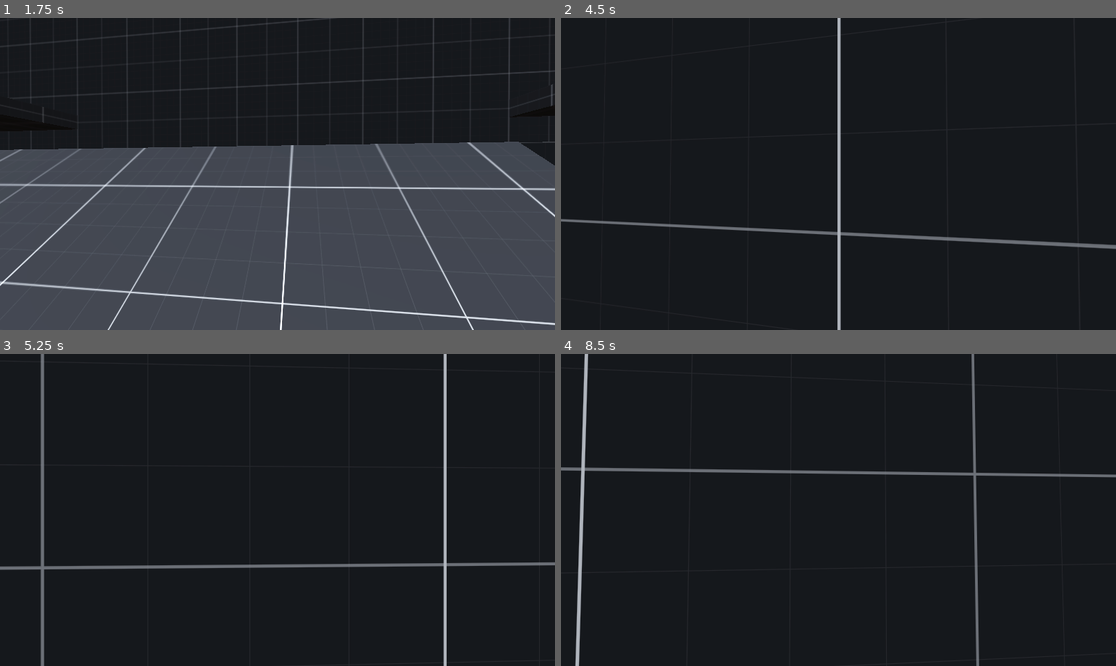
Above: before the commit, frames 1-4 (two rows, left to right).
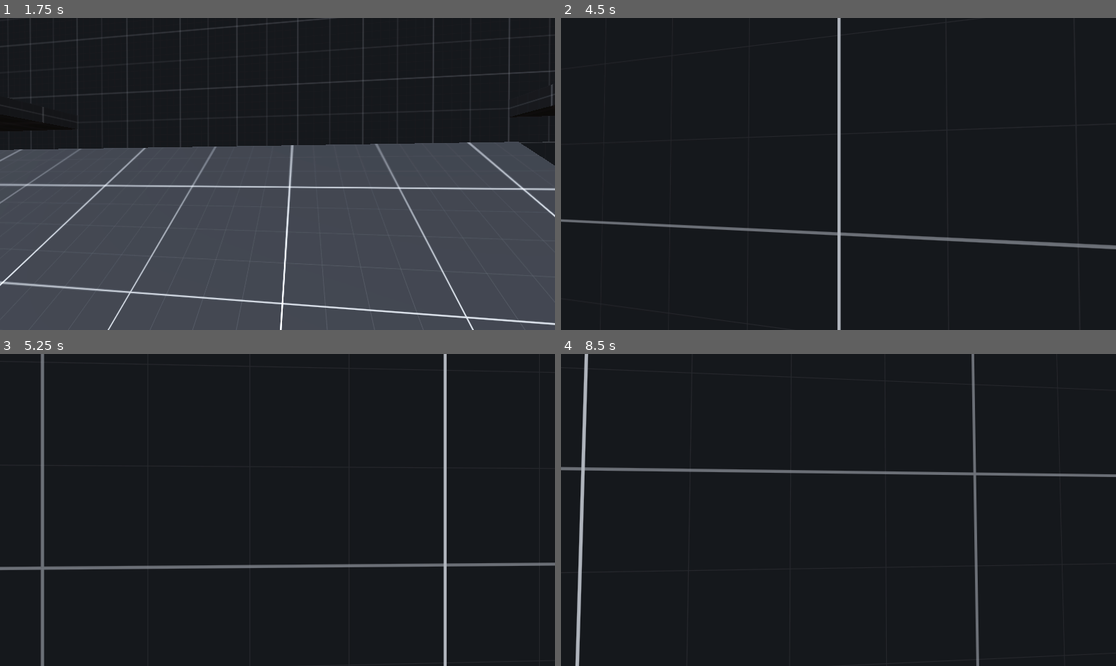
Above: after the commit, the same moments.

Repository: Whimfoome/godot-FirstPersonStarter
Game: Godot game, scene res://Levels/Main/L_Main.tscn
The game is run twice, just before and just after one commit, with the same random seed, the same clock (stepped at 60 frames per second) and the same inputs.
Inputs (mouse positions are in pixels of both pictures, inside the frame that each line leads up to):
- Up to frame 1 (1.75 s): tap Enter at 0.5 s; move the mouse to (305, 174) at 0.52 s; hold Shift (sprint) 0.53-1.28 s; hold W (move_forward) from 0.53 s (still down); click (305, 174) at 0.67 s; tap Space (jump) at 0.77, 1.52 s; move the mouse to (249, 174) at 1.27 s; tap Shift (sprint) at 1.35 s
- Up to frame 2 (4.5 s): keep holding W (move_forward); move the mouse to (849, 167) at 2.02 s; hold Shift (sprint) 2.03-2.78 s; move the mouse to (832, 180) at 2.77 s; tap Shift (sprint) at 2.85, 4.35 s; click (832, 180) at 2.92 s; tap Space (jump) at 3.02, 3.77 s; move the mouse to (877, 177) at 3.52 s; hold Shift (sprint) 3.53-4.28 s; move the mouse to (794, 170) at 4.27 s
- Up to frame 3 (5.25 s): keep holding W (move_forward); tap Space (jump) at 4.52 s; move the mouse to (283, 510) at 5.02 s; hold Shift (sprint) from 5.03 s (still down); click (283, 510) at 5.17 s
- Up to frame 4 (8.5 s): move the mouse to (816, 503) at 5.77 s; release W (move_forward) at 5.78 s; release Shift (sprint) at 5.78 s; hold D (move_right) 5.78-6.53 s; tap Shift (sprint) at 5.85, 7.35 s; tap Space (jump) at 6.02, 6.77, 7.52 s; move the mouse to (866, 510) at 6.52 s; hold Shift (sprint) 6.53-7.28 s; hold W (move_forward) from 6.53 s (still down); move the mouse to (810, 510) at 7.27 s; click (810, 510) at 7.42 s; move the mouse to (849, 503) at 8.02 s; hold Shift (sprint) from 8.03 s (still down)

Frame 1 is identical in both runs. In frame 2, 0.4% of the frame differs, in the area x 0-100%, y 64-75%; in frame 3, 0.4%, in the area x 0-100%, y 66-70%; in frame 4, 0.4%.

Commit message:
Fixed some missed things

Diff:
--- a/Player/MovementController.gd
+++ b/Player/MovementController.gd
@@ -36,16 +36,7 @@
 func direction_input() -> void:
 	direction = Vector3()
 	var aim: Basis = get_global_transform().basis
-	if input_axis.x >= 0.5:
-		direction -= aim.z
-	if input_axis.x <= -0.5:
-		direction += aim.z
-	if input_axis.y <= -0.5:
-		direction -= aim.x
-	if input_axis.y >= 0.5:
-		direction += aim.x
-	direction.y = 0
-	direction = direction.normalized()
+	direction = aim.z * -input_axis.x + aim.x * input_axis.y
 
 
 func accelerate(delta: float) -> void:
--- a/Player/Sprint.gd
+++ b/Player/Sprint.gd
@@ -14,7 +14,7 @@
 
 
 # Called every physics tick. 'delta' is constant
-func _physics_process(delta):
+func _physics_process(delta: float) -> void:
 	if can_sprint():
 		controller.speed = sprint_speed
 		cam.set_fov(lerp(cam.fov, normal_fov * fov_multiplier, delta * 8))
Not shown, changed: README.md
